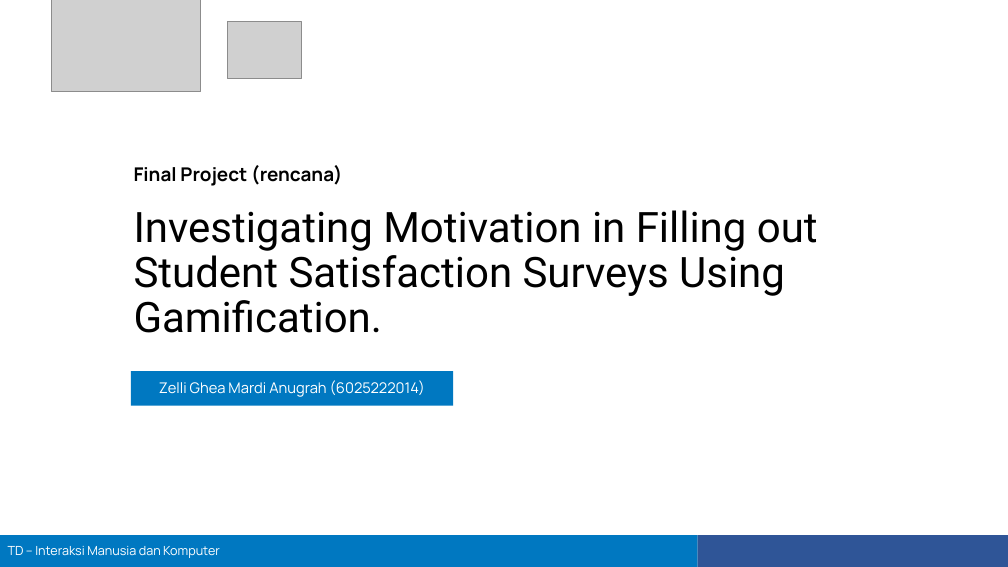
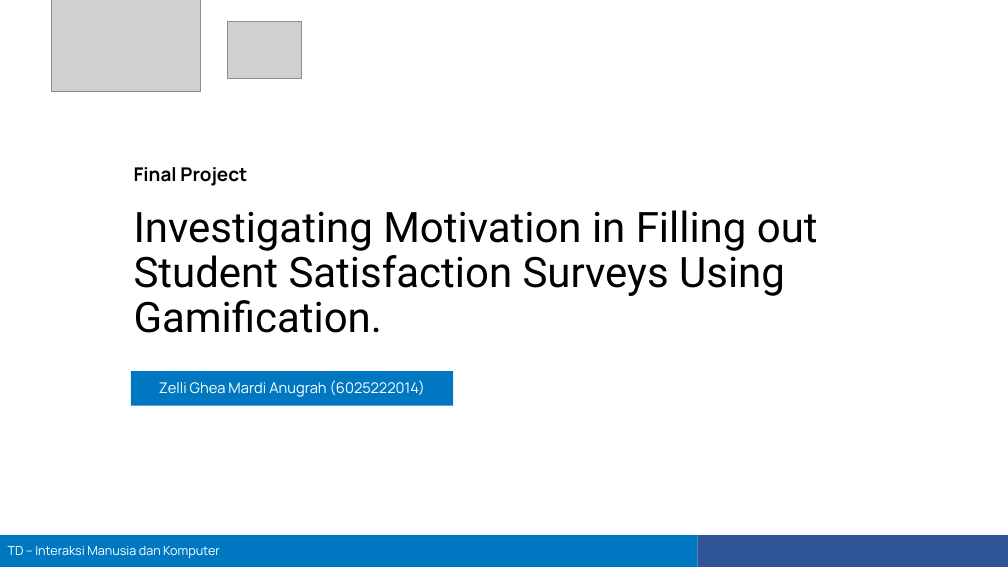
Before and after one commit to tdimk2023p/final-project-gzaber00, a slide deck: slide 1 of Laporan/6025222014_FP_Gamifikasi_SKM.pptx. Drawn at 1008x567 pixels with LibreOffice and Linux fonts; fonts in the diff are those of the drawing; grey boxes stand for pictures. Boxes give left, top, right and bottom in pixels: in the first picture for what was removed or moved away, otherwise in the second. Text is boxed around its words. In the diff, an @@ line names an element or a change of style, - is before the commit and + after.

```diff
--- a/Laporan/6025222014_FP_Gamifikasi_SKM.pptx
+++ b/Laporan/6025222014_FP_Gamifikasi_SKM.pptx
@@ text at [134, 167, 247, 186]: text changed @@
-Final Project (rencana)
+Final Project
```
Also in this commit, not shown: 6 other slides changed, 2 slides added, 1 other file.
